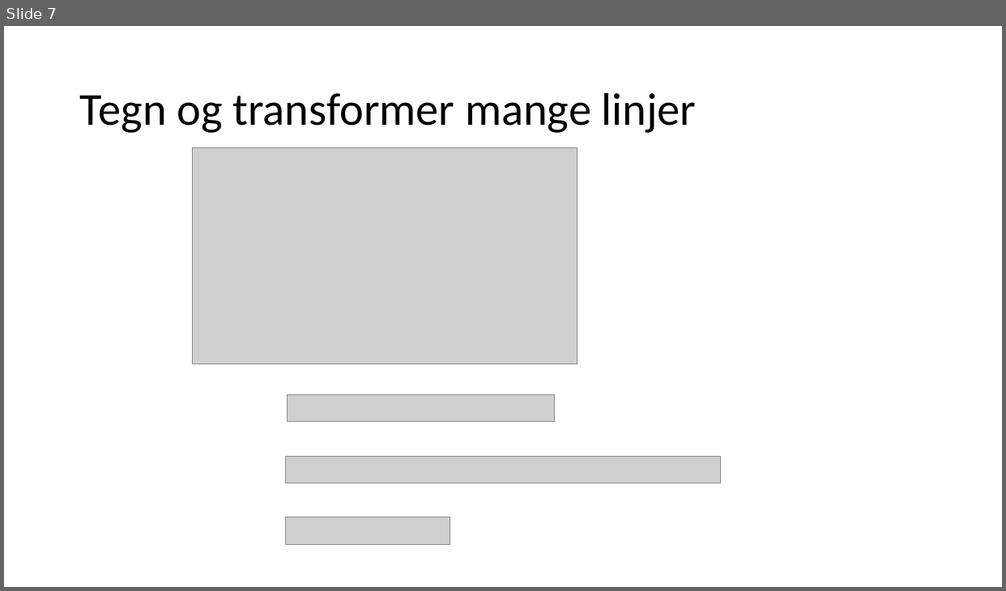
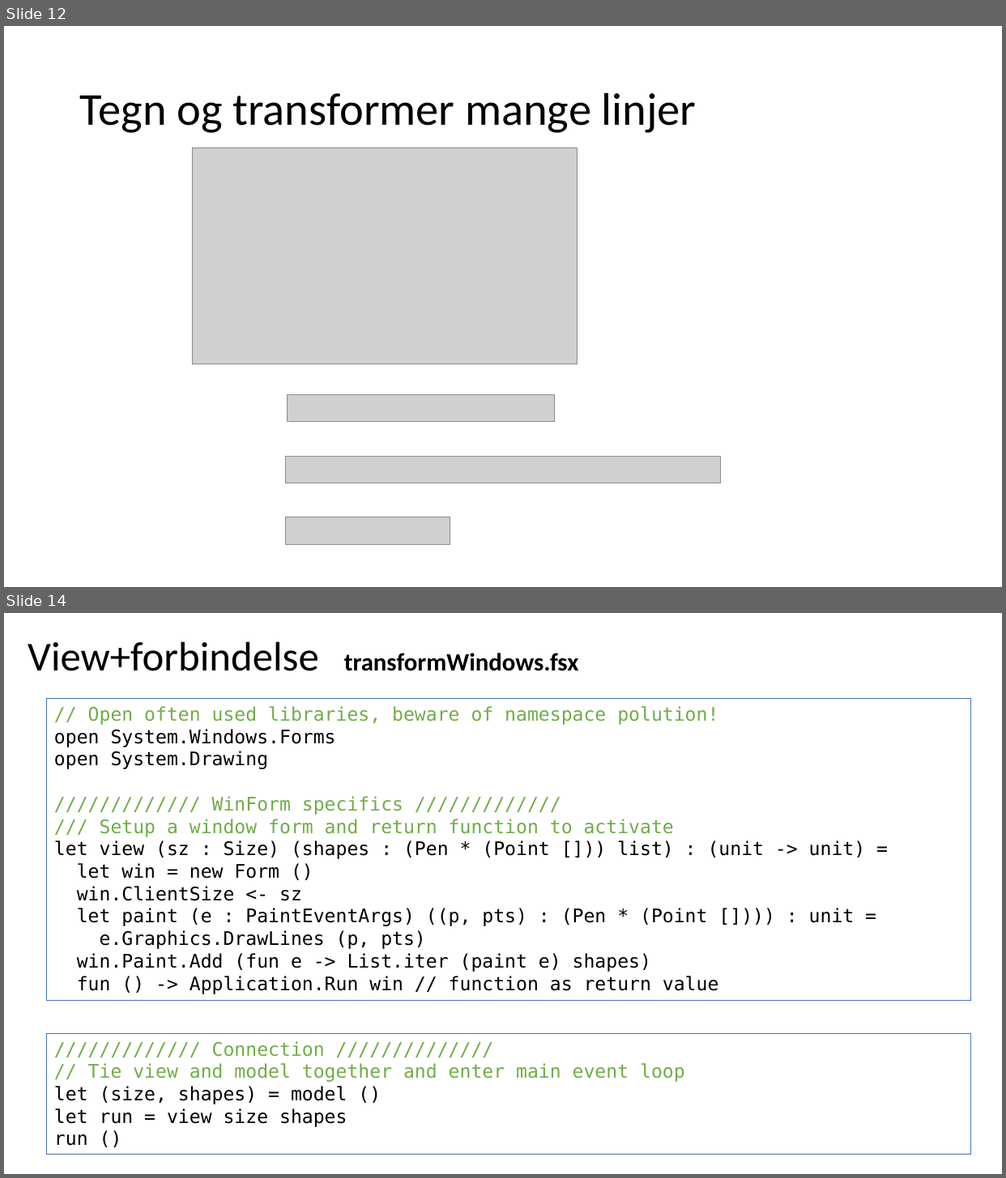
Before and after one commit to fisterloegsovs/pop22, a slide deck: lectures/17.1/17.1.pptx. Shown one above the other, each under a label of ours: slide 7 before the commit, slides 12 and 14 after it; the slides between them are not shown. The pictures are 1006x591 and 1006x1178 pixels, drawn with LibreOffice and Linux fonts; fonts in the diff are those of the drawing; grey boxes stand for pictures. Boxes give left, top, right and bottom in pixels: in the first picture for what was removed or moved away, otherwise in the second. Text is boxed around its words. In the diff, an @@ line names an element or a change of style, - is before the commit and + after.

```diff
--- a/lectures/17.1/17.1.pptx
+++ b/lectures/17.1/17.1.pptx
@@ slide 14 added at bbox=[4, 613, 1002, 1174], background #FFFFFF @@
@@ title added at bbox=[27, 641, 319, 671], 39.6 pt, text #000000 @@
+View+forbindelse
@@ text added at bbox=[344, 653, 579, 671], 24 pt, text #000000, bold @@
+transformWindows.fsx
@@ rectangle added at bbox=[47, 698, 970, 1001], outline #4472C4 0.75 pt, 18 pt, text #000000 @@
+// Open often used libraries, beware of namespace polution!
+open System.Windows.Forms
+open System.Drawing
+///////////// WinForm specifics /////////////
+/// Setup a window form and return function to activate
+let view (sz : Size) (shapes : (Pen * (Point [])) list) : (unit -> unit) =
+let win = new Form ()
+win.ClientSize <- sz
+let paint (e : PaintEventArgs) ((p, pts) : (Pen * (Point []))) : unit =
+e.Graphics.DrawLines (p, pts)
+win.Paint.Add (fun e -> List.iter (paint e) shapes)
+fun () -> Application.Run win // function as return value
@@ rectangle added at bbox=[47, 1033, 970, 1155], fill #FFFFFF, outline #4472C4 0.75 pt, 18 pt, text #70AD47 @@
+///////////// Connection //////////////
+// Tie view and model together and enter main event loop
+let (size, shapes) = model ()
+let run = view size shapes
+run ()
@@ what was slide 7 is now slide 12 @@
```
Also in this commit, not shown: 3 slides changed, 10 other slides added, 13 slides removed, 11 other files.
